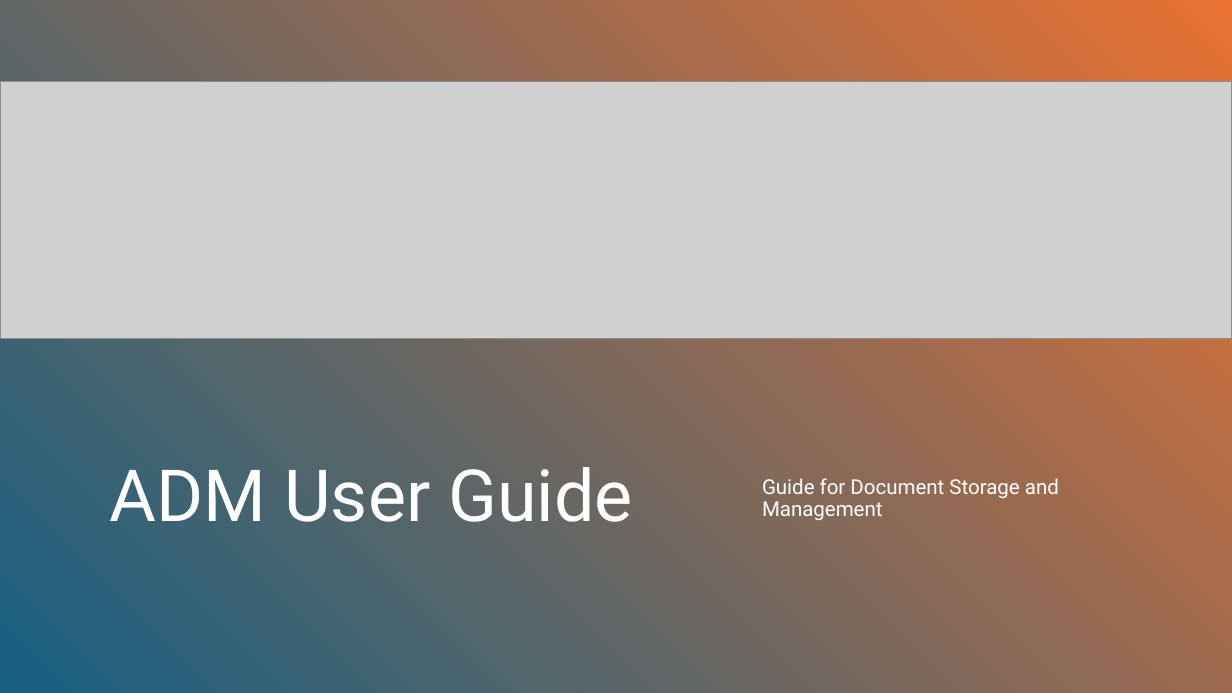
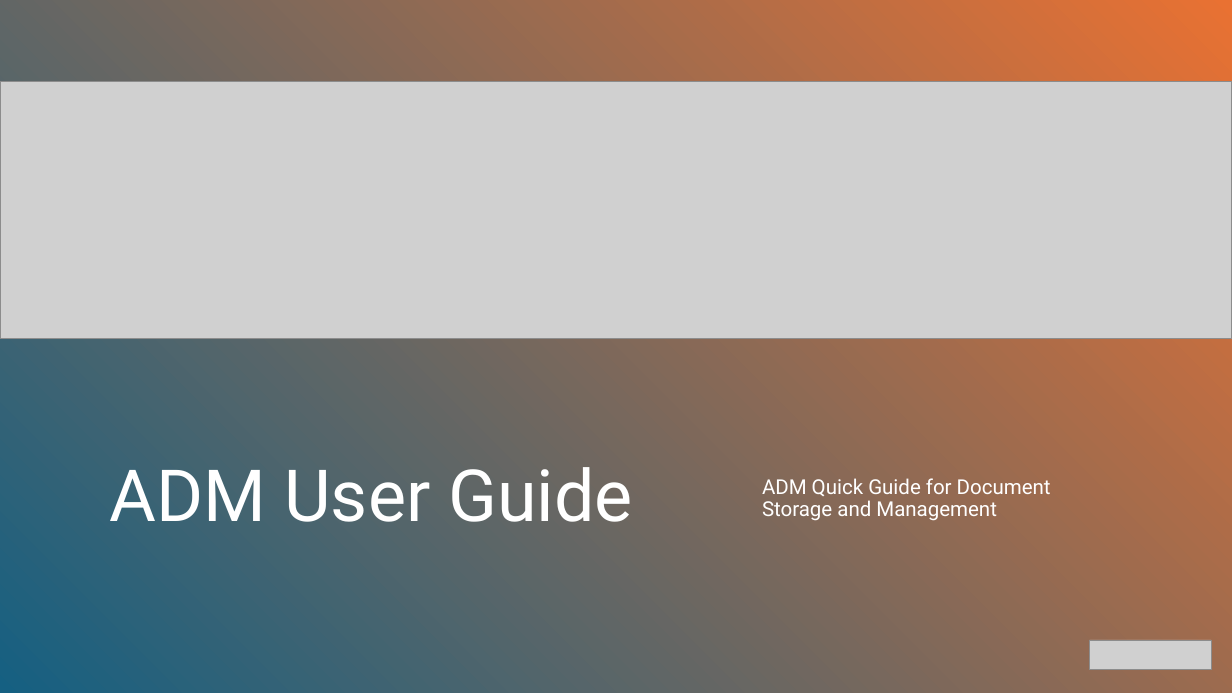
Before and after one commit to mcnigno/qbox, a slide deck: slide 1 of qbox/ADM User Guide.pptx. Drawn at 1232x693 pixels with LibreOffice and Linux fonts; fonts in the diff are those of the drawing; grey boxes stand for pictures. Boxes give left, top, right and bottom in pixels: in the first picture for what was removed or moved away, otherwise in the second. Text is boxed around its words. In the diff, an @@ line names an element or a change of style, - is before the commit and + after.

```diff
--- a/qbox/ADM User Guide.pptx
+++ b/qbox/ADM User Guide.pptx
@@ subtitle at box(762, 478, 1051, 521): text changed @@
-Guide for Document Storage and Management
+ADM Quick Guide for Document Storage and Management
@@ picture added at box(1090, 640, 1211, 670) @@
```
Also in this commit, not shown: 8 other slides changed, 4 slides added, 1 slide removed, 7 other files.
